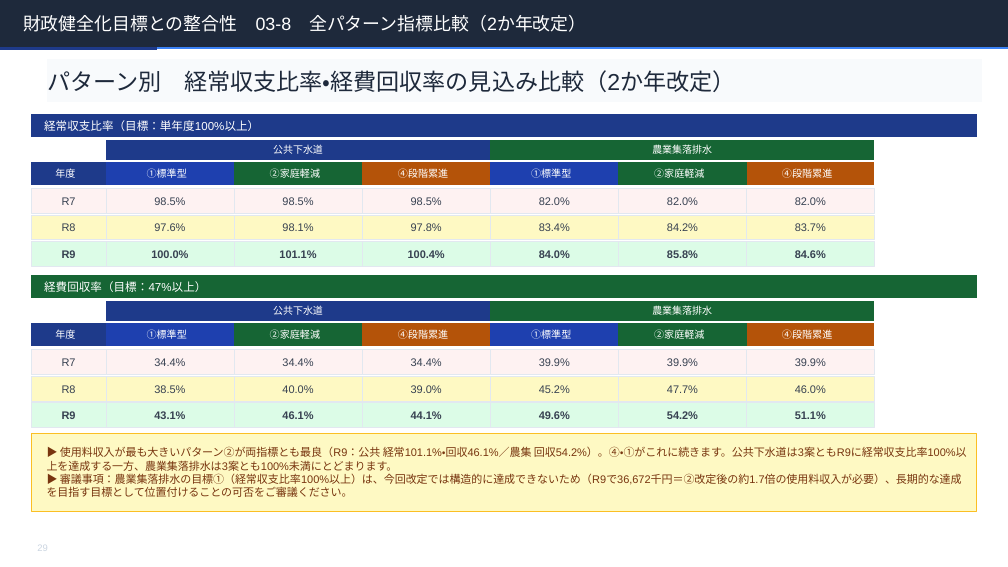
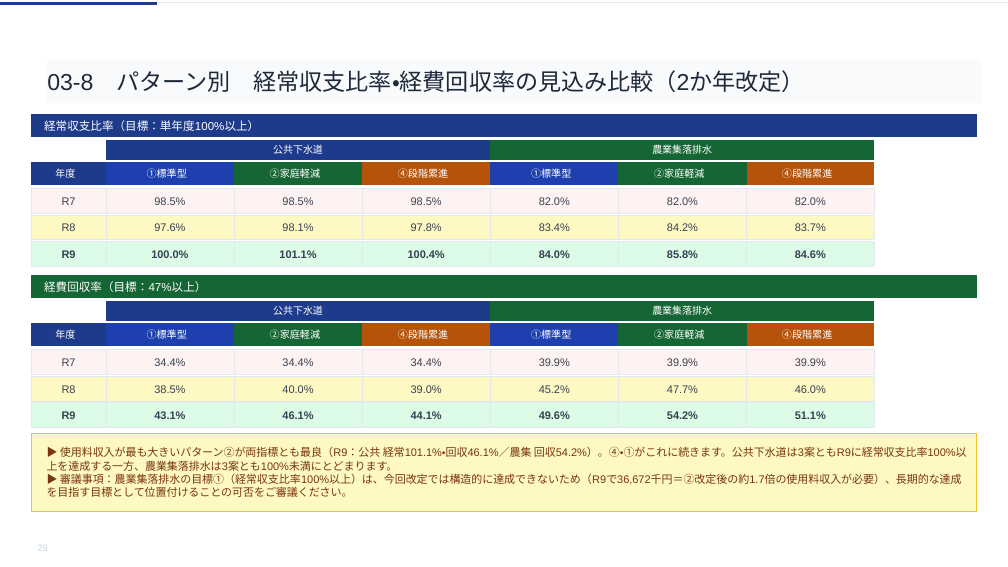
Before and after one commit to ryowakayama-gif/repository, a slide deck: slide 29 of rokko_sewage_council/output/六戸町_第2回審議会資料.pptx. Drawn at 1008x567 pixels with LibreOffice and Linux fonts; fonts in the diff are those of the drawing. Boxes give left, top, right and bottom in pixels: in the first picture for what was removed or moved away, otherwise in the second. Text is boxed around its words. In the diff, an @@ line names an element or a change of style, - is before the commit and + after.

```diff
--- a/rokko_sewage_council/output/六戸町_第2回審議会資料.pptx
+++ b/rokko_sewage_council/output/六戸町_第2回審議会資料.pptx
@@ freeform shape: place and size @@
-freeform shape at (0, 47, 157, 50)
+freeform shape at (0, 2, 157, 5)
@@ freeform shape: place and size @@
-freeform shape at (0, 47, 1008, 48)
+freeform shape at (0, 2, 1008, 3)
@@ freeform shape at (0, 2, 1008, 3): fill #3B82F6 to #E2E8F0 @@
@@ freeform shape removed at (0, 0, 1008, 47) @@
-財政健全化目標との整合性 03-8 全パターン指標比較（2か年改定）
@@ text in freeform shape at (47, 70, 805, 92): text changed @@
-パターン別 経常収支比率・経費回収率の見込み比較（2か年改定）
+03-8 パターン別 経常収支比率・経費回収率の見込み比較（2か年改定）
```
Also in this commit, not shown: 30 other slides changed, 3 other files.
